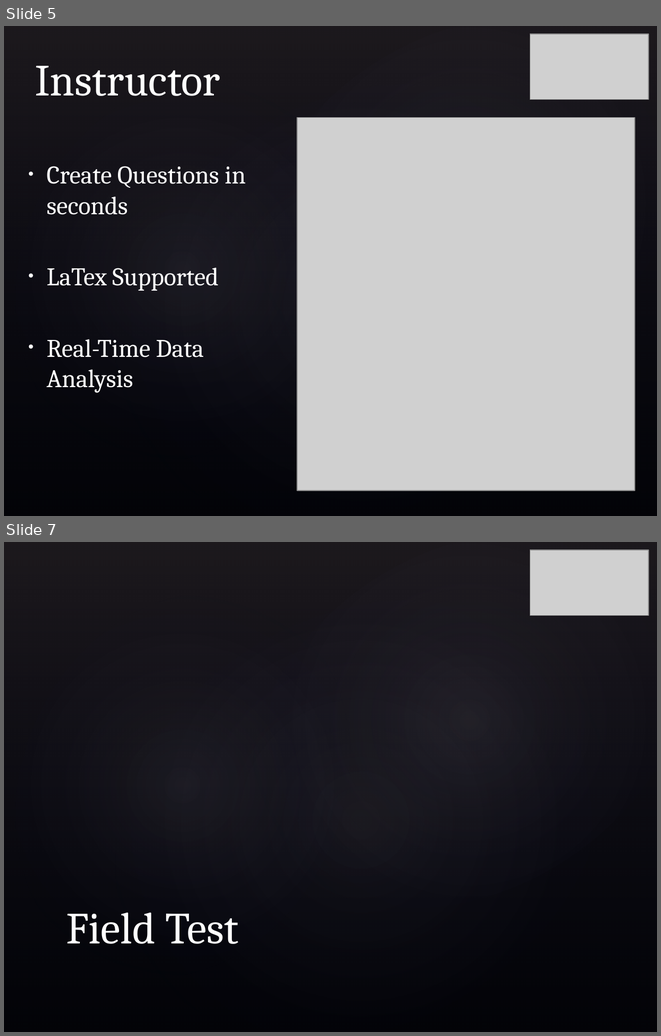
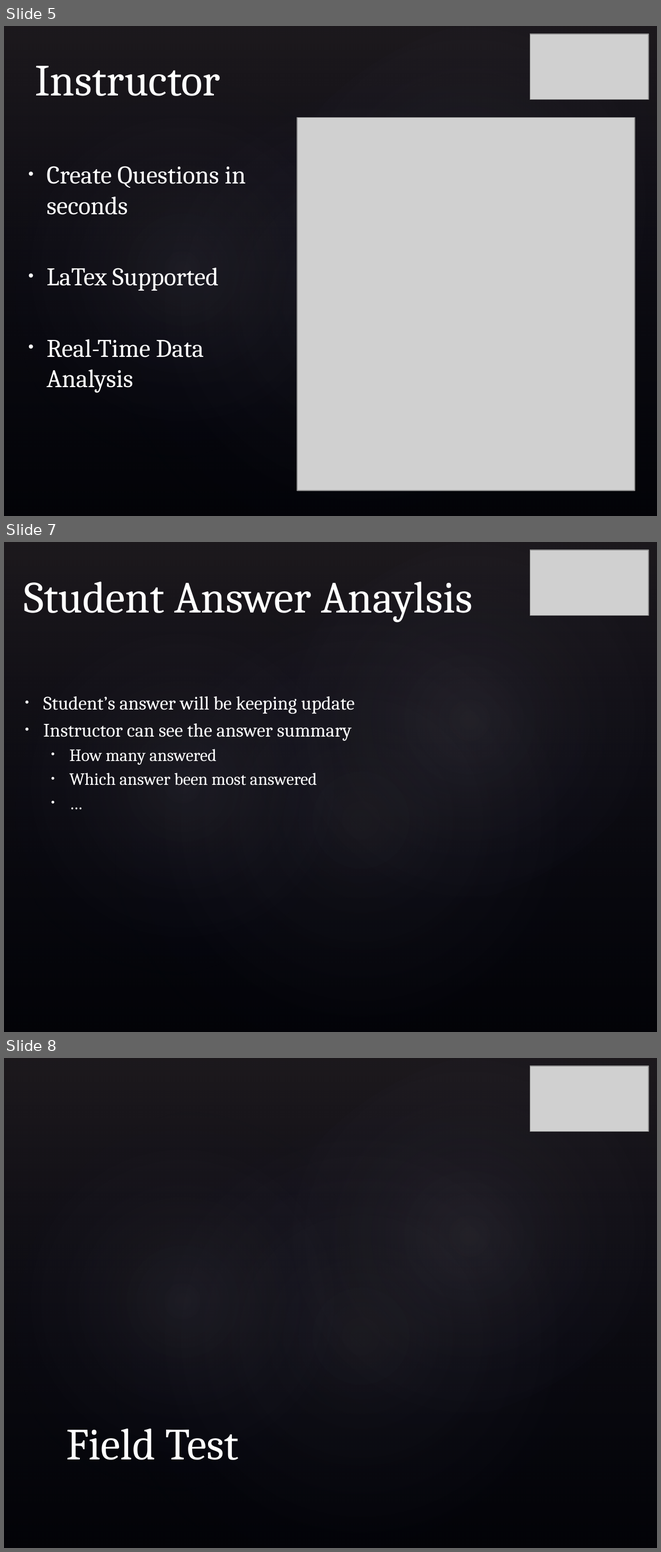
Before and after one commit to hadimuhammad/InPress, a slide deck: Documentation/Presentation.pptx. Shown one above the other, each under a label of ours: slides 5 and 7 before the commit, slides 5, 7 and 8 after it; the slides between them are not shown. The pictures are 661x1036 and 661x1552 pixels, drawn with LibreOffice and Linux fonts; fonts in the diff are those of the drawing; grey boxes stand for pictures; background and template pictures are left out. Boxes give left, top, right and bottom in pixels: in the first picture for what was removed or moved away, otherwise in the second. Text is boxed around its words. In the diff, an @@ line names an element or a change of style, - is before the commit and + after.

```diff
--- a/Documentation/Presentation.pptx
+++ b/Documentation/Presentation.pptx
@@ slide 7 added at (x1=4, y1=542, x2=657, y2=1032), background picture (left out); not listed: 4 template elements that a slide beside it also shows @@
@@ picture added at (x1=530, y1=550, x2=648, y2=615) @@
@@ title added at (x1=24, y1=581, x2=473, y2=623), 49 pt, text #FFFFFF @@
+Student Answer Anaylsis
@@ text added at (x1=43, y1=696, x2=355, y2=785), 21 pt, text #FFFFFF @@
+• Student’s answer will be keeping update
+• Instructor can see the answer summary
+  • How many answered
+  • Which answer been most answered
+  • …
@@ what was slide 7 is now slide 8 @@
```
Also in this commit, not shown: 1 other slide added, 1 slide removed.
